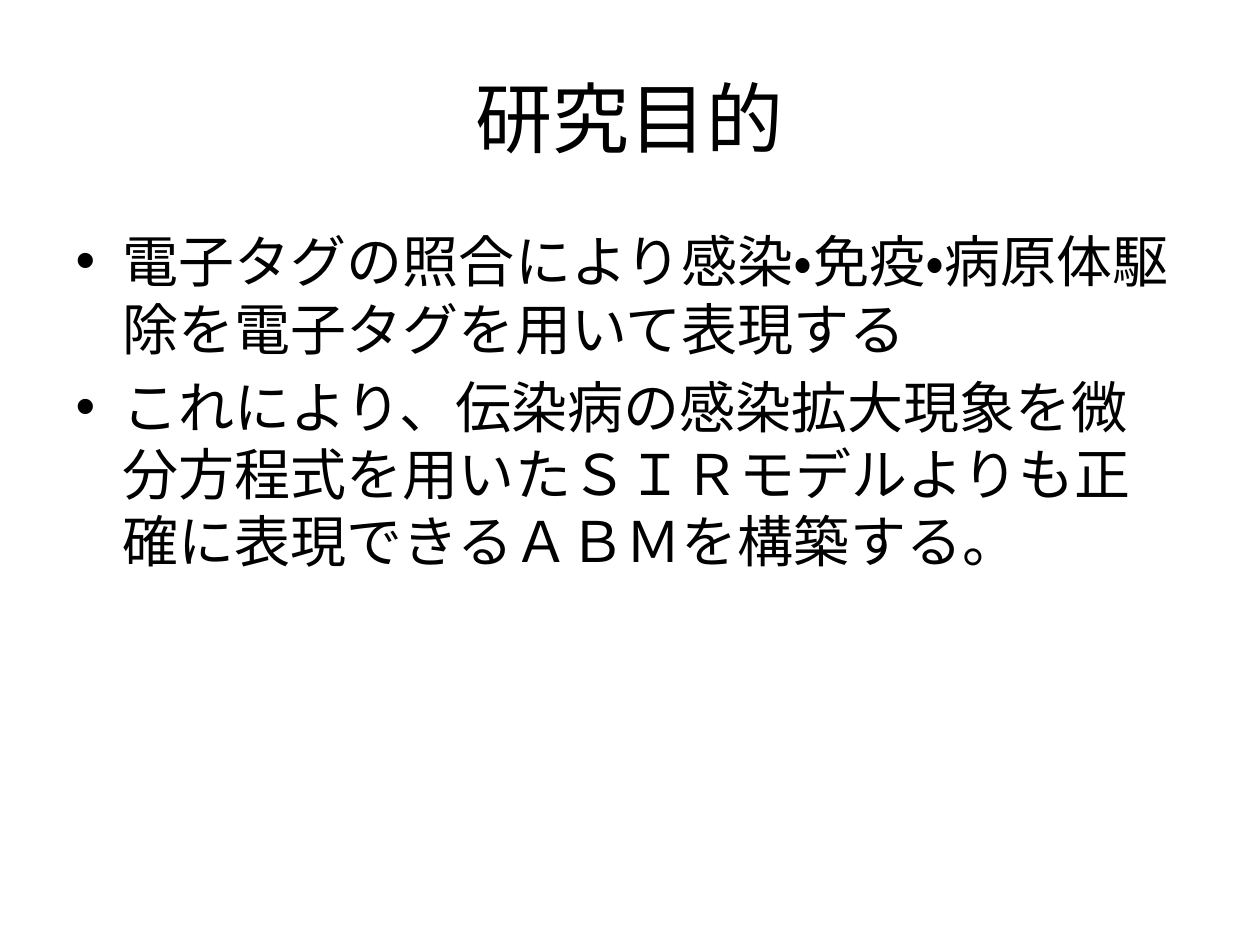
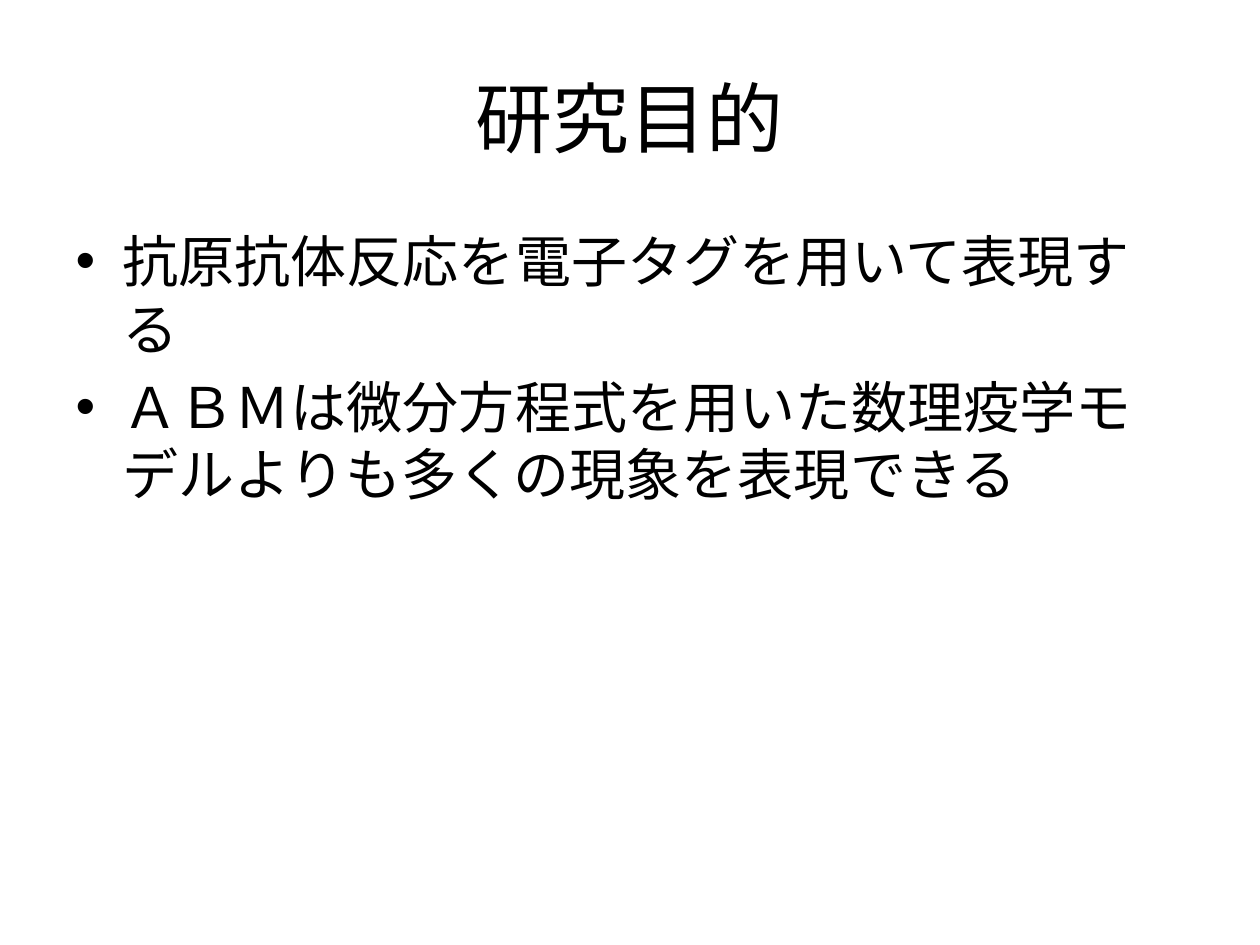
Before and after one commit to nkud/Research-BB, a slide deck: slide 2 of ppt/卒業研究.pptx. Drawn at 1260x945 pixels with LibreOffice and Linux fonts; fonts in the diff are those of the drawing. Boxes give left, top, right and bottom in pixels: in the first picture for what was removed or moved away, otherwise in the second. Text is boxed around its words. In the diff, an @@ line names an element or a change of style, - is before the commit and + after.

Commit message:
update PPT

```diff
--- a/ppt/卒業研究.pptx
+++ b/ppt/卒業研究.pptx
@@ text at bbox=[123, 235, 1130, 353]: text changed @@
-• 電子タグの照合により感染・免疫・病原体駆除を電子タグを用いて表現する
-• これにより、伝染病の感染拡大現象を微分方程式を用いたＳＩＲモデルよりも正確に表現できるＡＢＭを構築する。
+• 抗原抗体反応を電子タグを用いて表現する
+• ＡＢＭは微分方程式を用いた数理疫学モデルよりも多くの現象を表現できる
```
Also in this commit, not shown: 5 other slides changed, 5 slides added, 1 slide removed.
